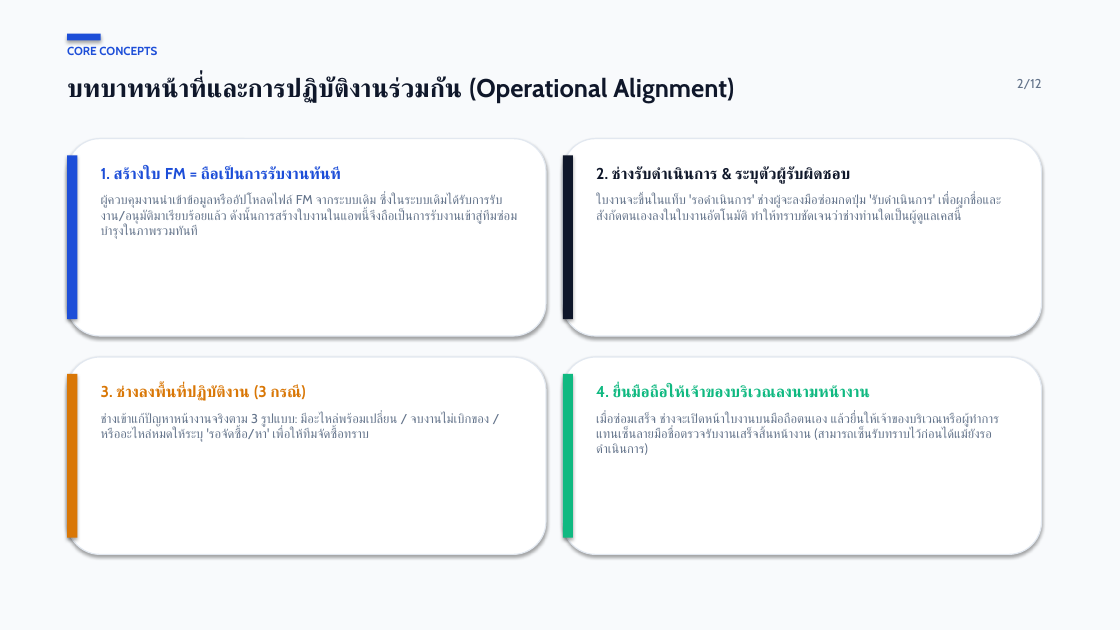
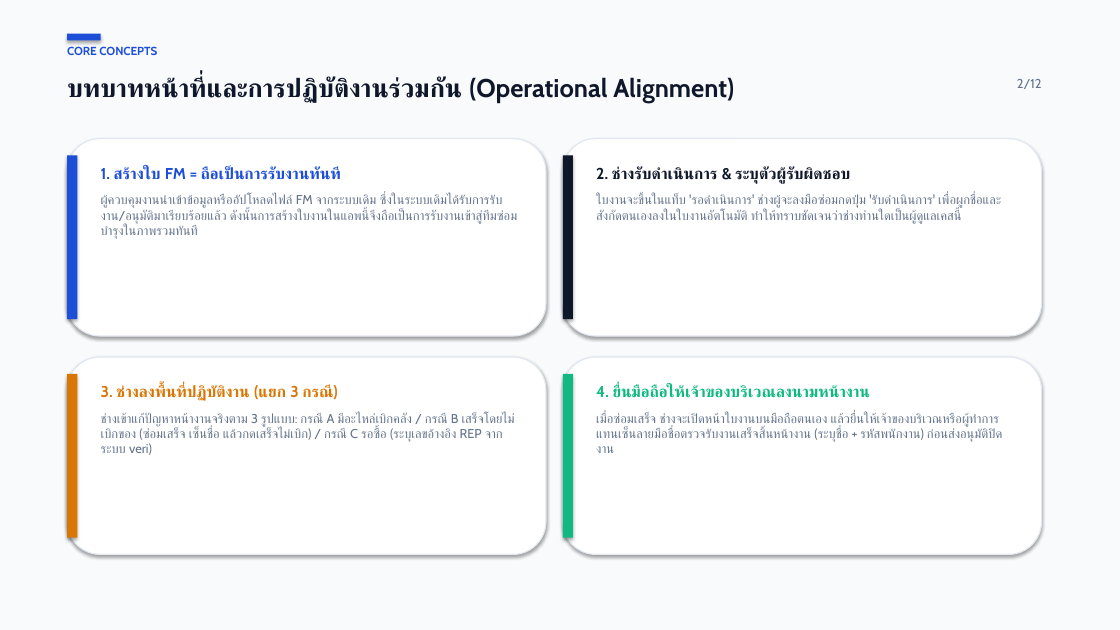
Before and after one commit to maleeart/Stoxy, a slide deck: slide 2 of docs/FM_User_Manual_Presentation.pptx. Drawn at 1120x630 pixels with LibreOffice and Linux fonts; fonts in the diff are those of the drawing. Boxes give left, top, right and bottom in pixels: in the first picture for what was removed or moved away, otherwise in the second. Text is boxed around its words. In the diff, an @@ line names an element or a change of style, - is before the commit and + after.

```diff
--- a/docs/FM_User_Manual_Presentation.pptx
+++ b/docs/FM_User_Manual_Presentation.pptx
@@ text at [101, 385, 515, 455]: text changed @@
-3. ช่างลงพื้นที่ปฏิบัติงาน (3 กรณี)
-ช่างเข้าแก้ปัญหาหน้างานจริงตาม 3 รูปแบบ: มีอะไหล่พร้อมเปลี่ยน / จบงานไม่เบิกของ / หรืออะไหล่หมดให้ระบุ 'รอจัดซื้อ/หา' เพื่อให้ทีมจัดซื้อทราบ
+3. ช่างลงพื้นที่ปฏิบัติงาน (แยก 3 กรณี)
+ช่างเข้าแก้ปัญหาหน้างานจริงตาม 3 รูปแบบ: กรณี A มีอะไหล่เบิกคลัง / กรณี B เสร็จโดยไม่เบิกของ (ซ่อมเสร็จ เซ็นชื่อ แล้วกดเสร็จไม่เบิก) / กรณี C รอซื้อ (ระบุเลขอ้างอิง REP จากระบบ veri)
@@ text at [596, 413, 999, 442]: text changed @@
-เมื่อซ่อมเสร็จ ช่างจะเปิดหน้าใบงานบนมือถือตนเอง แล้วยื่นให้เจ้าของบริเวณหรือผู้ทำการแทนเซ็นลายมือชื่อตรวจรับงานเสร็จสิ้นหน้างาน (สามารถเซ็นรับทราบไว้ก่อนได้แม้ยังรอดำเนินการ)
+เมื่อซ่อมเสร็จ ช่างจะเปิดหน้าใบงานบนมือถือตนเอง แล้วยื่นให้เจ้าของบริเวณหรือผู้ทำการแทนเซ็นลายมือชื่อตรวจรับงานเสร็จสิ้นหน้างาน (ระบุชื่อ + รหัสพนักงาน) ก่อนส่งอนุมัติปิดงาน
```
Also in this commit, not shown: 8 other slides changed, 11 other files.
